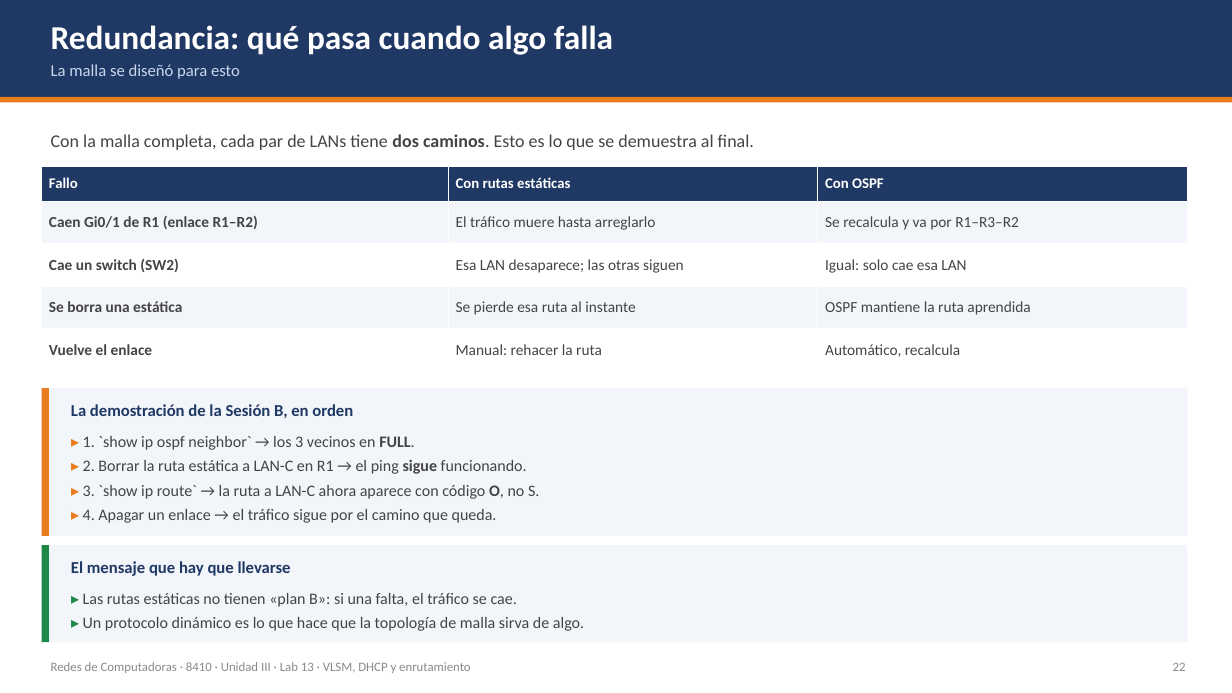
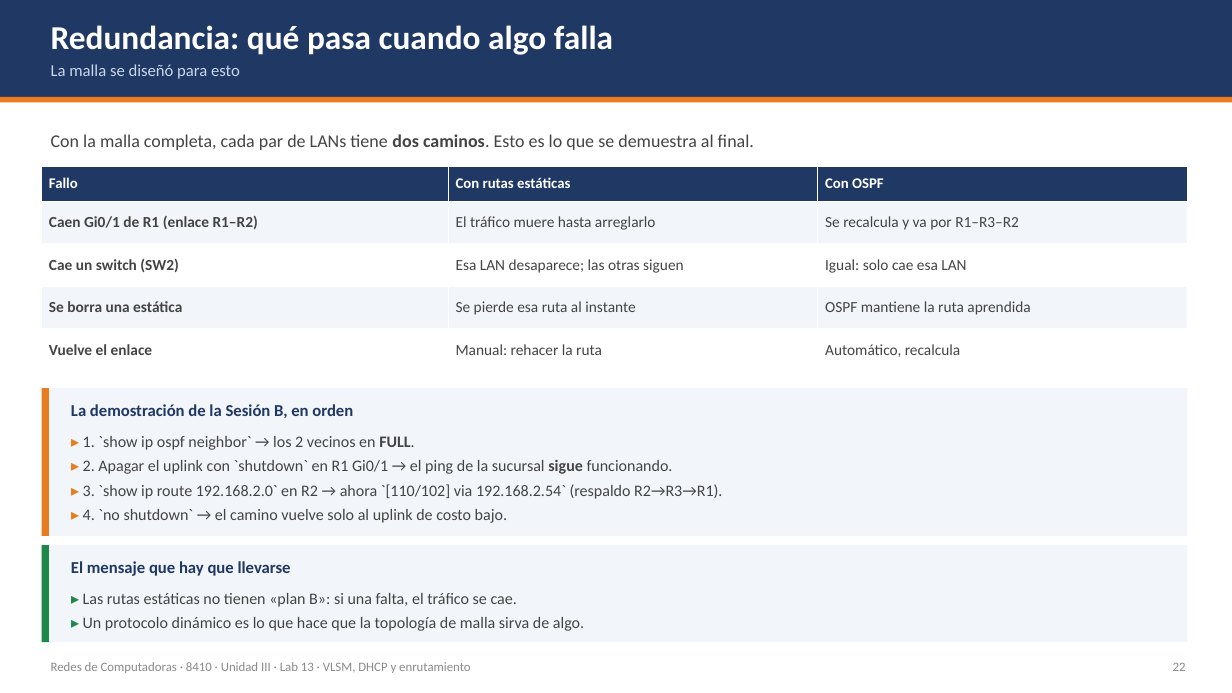
Before and after one commit to isaca0315/laboratorio-vlan-dhcp, a slide deck: slide 27 of Teoria-Lab-VLSM-DHCP.pptx. Drawn at 1232x693 pixels with LibreOffice and Linux fonts; fonts in the diff are those of the drawing. Boxes give left, top, right and bottom in pixels: in the first picture for what was removed or moved away, otherwise in the second. Text is boxed around its words. In the diff, an @@ line names an element or a change of style, - is before the commit and + after.

```diff
--- a/Teoria-Lab-VLSM-DHCP.pptx
+++ b/Teoria-Lab-VLSM-DHCP.pptx
@@ text at box(83, 436, 722, 523): text changed @@
-▸ 1. `show ip ospf neighbor` → los 3 vecinos en FULL.
-▸ 2. Borrar la ruta estática a LAN-C en R1 → el ping sigue funcionando.
-▸ 3. `show ip route` → la ruta a LAN-C ahora aparece con código O, no S.
-▸ 4. Apagar un enlace → el tráfico sigue por el camino que queda.
+▸ 1. `show ip ospf neighbor` → los 2 vecinos en FULL.
+▸ 2. Apagar el uplink con `shutdown` en R1 Gi0/1 → el ping de la sucursal sigue funcionando.
+▸ 3. `show ip route 192.168.2.0` en R2 → ahora `[110/102] via 192.168.2.54` (respaldo R2→R3→R1).
+▸ 4. `no shutdown` → el camino vuelve solo al uplink de costo bajo.
```
Also in this commit, not shown: 3 other slides changed, 4 other files.
